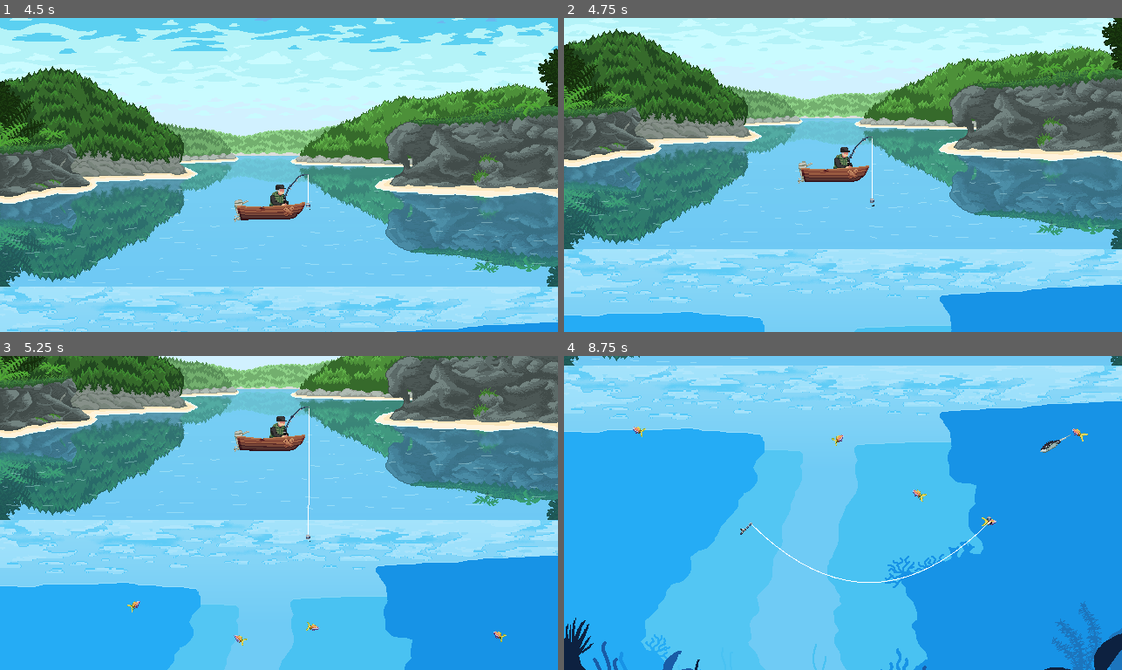
Above: before the commit, frames 1-4 (two rows, left to right).
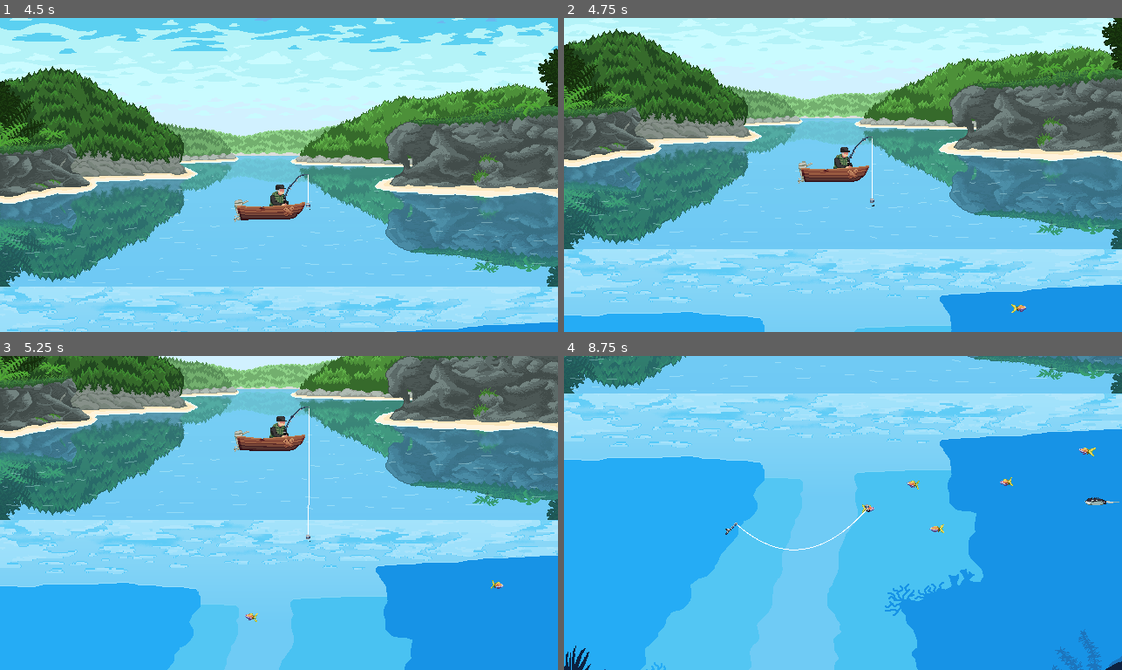
Above: after the commit, the same moments.

Repository: Bad-Onion/gyotaku
Game: Godot game, scene res://main.tscn
Two runs of this game, one before a commit and one after it. Both use one fixed random seed, a clock stepped at 60 frames per second and the inputs below.
Inputs (mouse positions are in pixels of both pictures, inside the frame that each line leads up to):
- Up to frame 1 (4.5 s): click "Jogar" at 0.5 s; move the mouse to (401, 159) at 1.27 s; click (401, 159) at 1.35 s; move the mouse to (167, 190) at 2.02 s; click (167, 190) at 2.1 s; move the mouse to (334, 105) at 2.77 s; click (334, 105) at 2.85 s; move the mouse to (251, 237) at 3.52 s; click (251, 237) at 3.6 s; move the mouse to (446, 222) at 4.27 s; click (446, 222) at 4.35 s
- Up to frame 2 (4.75 s): no input
- Up to frame 3 (5.25 s): move the mouse to (111, 465) at 5.02 s; click (111, 465) at 5.1 s
- Up to frame 4 (8.75 s): move the mouse to (870, 513) at 5.77 s; click (870, 513) at 5.85 s; move the mouse to (759, 434) at 6.52 s; click (759, 434) at 6.6 s; move the mouse to (965, 497) at 7.27 s; click (965, 497) at 7.35 s; move the mouse to (731, 528) at 8.02 s; click (731, 528) at 8.1 s

Frame 1 is identical in both runs. In frame 2, less than 0.1% of the frame differs, in the area x 80-83%, y 91-94%; in frame 3, 0.2%; in frame 4, 30%, in the area x 0-100%, y 0-100%.

Commit message:
add better movement behavior for the fishes

Diff:
--- a/gyotaku/resources/arraia/arraia_fishing_config.tres
+++ b/gyotaku/resources/arraia/arraia_fishing_config.tres
@@ -6,5 +6,4 @@
 script = ExtResource("1_wvmnu")
 player_pull_power = 1.3
 fish_struggle_power = 80.0
-rod_resistance_multiplier = 0.8
 metadata/_custom_type_script = "uid://c50nau0nqic1d"
--- a/gyotaku/resources/arraia/arraia_movement_config.tres
+++ b/gyotaku/resources/arraia/arraia_movement_config.tres
@@ -7,4 +7,11 @@
 base_speed = 35.0
 chase_speed = 75.0
 wander_radius_y = 50.0
+reaction_time_min = 1.5
+reaction_time_max = 3.0
+burst_speed_multiplier = 1.5
+min_burst_time = 1.5
+max_burst_time = 3.0
+min_pause_time = 1.8
+max_pause_time = 3.0
 metadata/_custom_type_script = "uid://bw0qelw0wu8gy"
--- a/gyotaku/resources/gurukun/gurukun_fishing_config.tres
+++ b/gyotaku/resources/gurukun/gurukun_fishing_config.tres
@@ -4,4 +4,5 @@
 
 [resource]
 script = ExtResource("1_1buhx")
+rod_resistance_multiplier = 0.8
 metadata/_custom_type_script = "uid://c50nau0nqic1d"
--- a/gyotaku/resources/gurukun/gurukun_movement_config.tres
+++ b/gyotaku/resources/gurukun/gurukun_movement_config.tres
@@ -4,4 +4,10 @@
 
 [resource]
 script = ExtResource("1_0ftav")
+bait_interest_chance = 0.3
+reaction_time_min = 1.5
+reaction_time_max = 3.0
+burst_speed_multiplier = 3.0
+min_burst_time = 0.2
+max_burst_time = 0.8
 metadata/_custom_type_script = "uid://bw0qelw0wu8gy"
--- a/gyotaku/scenes/entities/fishes/components/fish_movement.gd
+++ b/gyotaku/scenes/entities/fishes/components/fish_movement.gd
@@ -3,6 +3,8 @@
 
 @export var movement_config: FishMovementConfig
 
+
+enum SwimState { BURST, COAST }
 
 class FishBounds:
 	var rect: Rect2
@@ -23,62 +25,122 @@
 
 
 var bounds: FishBounds
-var _time_offset: float
-var _swim_frequency: float
-var _vertical_frequency: float
-
-
-func _ready() -> void:
-	_time_offset = randf() * 1000.0
-	_swim_frequency = randf_range(0.001, 0.003)
-	_vertical_frequency = randf_range(0.001, 0.002)
+var _current_state: SwimState = SwimState.BURST
+var _state_timer: float = 0.0
+var _target_y: float = 0.0
+var _bait_ignore_timer: float = 0.0
+var _potential_bait: Node2D = null
+var _reaction_timer: float = 0.0
 
 
 func set_bounds(new_bounds: FishBounds) -> void:
 	bounds = new_bounds
+	_target_y = bounds.spawn_y
 
 
-func calculate_velocity(current_posistion: Vector2, current_velocity: Vector2, target: Node2D, current_direction: int, delta: float) -> MovementResult:
+func calculate_velocity(current_position: Vector2, current_velocity: Vector2, target: Node2D, current_direction: int, delta: float) -> MovementResult:
 	var target_velocity := Vector2.ZERO
 	var new_direction := current_direction
 
 	if target:
-		var direction = current_posistion.direction_to(target.global_position)
-
+		var direction = current_position.direction_to(target.global_position)
 		target_velocity = direction * movement_config.chase_speed
 		new_direction = 1 if direction.x > 0 else -1
-	else:
-		if current_posistion.x <= bounds.rect.position.x:
-			new_direction = 1
-		elif current_posistion.x >= bounds.rect.end.x:
-			new_direction = -1
 
-		var speed_variation = 1.0 + sin(Time.get_ticks_msec() * _swim_frequency + _time_offset) * 0.2
-		target_velocity.x = new_direction * movement_config.base_speed * speed_variation
+		var final_velocity = current_velocity.lerp(target_velocity, 5.0 * delta)
+		return MovementResult.new(final_velocity, new_direction)
 
-		var y_wave = sin(Time.get_ticks_msec() * _vertical_frequency + _time_offset) * movement_config.wander_radius_y
-		var target_y = clampf(bounds.spawn_y + y_wave, bounds.rect.position.y, bounds.rect.end.y)
-		var dir_y = (target_y - current_posistion.y)
-		target_velocity.y = dir_y * 2.0
+	# --- Organic Wander Logic (Burst and Coast) ---
+	_state_timer -= delta
 
-	var final_velocity = current_velocity.lerp(target_velocity, 5.0 * delta)
+	# 1. Handle Bounds Reversal
+	if current_position.x <= bounds.rect.position.x:
+		new_direction = 1
+	elif current_position.x >= bounds.rect.end.x:
+		new_direction = -1
+
+	# 2. Handle State Transitions
+	if _state_timer <= 0.0:
+		if _current_state == SwimState.BURST:
+			_current_state = SwimState.COAST
+			_state_timer = randf_range(movement_config.min_pause_time, movement_config.max_pause_time)
+
+			# Chance to flip direction during coasting for erratic behavior
+			if randf() > 0.7:
+				new_direction *= -1
+		else:
+			_current_state = SwimState.BURST
+			_state_timer = randf_range(movement_config.min_burst_time, movement_config.max_burst_time)
+
+			# Pick a new Y target within bounds for the next burst
+			_target_y = clampf(bounds.spawn_y + randf_range(-movement_config.wander_radius_y, movement_config.wander_radius_y), bounds.rect.position.y, bounds.rect.end.y)
+
+	# 3. Apply State Velocities
+	if _current_state == SwimState.BURST:
+		target_velocity.x = new_direction * movement_config.base_speed * movement_config.burst_speed_multiplier
+
+		var distance_to_y = _target_y - current_position.y
+		if absf(distance_to_y) > 5.0:
+			target_velocity.y = signf(distance_to_y) * (movement_config.base_speed * 0.5)
+		else:
+			target_velocity.y = 0.0
+	else: # COAST
+		target_velocity.x = new_direction * movement_config.base_speed * 0.2 # Slow glide
+		target_velocity.y = 0.0 # Maintain current depth while coasting
+
+	# Lower lerp weight during coast to simulate gliding momentum
+	var lerp_weight = 4.0 if _current_state == SwimState.BURST else 1.5
+	var final_velocity = current_velocity.lerp(target_velocity, lerp_weight * delta)
+
 	return MovementResult.new(final_velocity, new_direction)
 
 
-func find_target(current_position: Vector2, current_target: Node2D) -> Node2D:
+func find_target(fish: Fish, current_target: Node2D, delta: float) -> Node2D:
 	if current_target and not current_target.is_in_group(NodeGroups.BAIT_GROUP):
 		return null
 
+	if _bait_ignore_timer > 0.0:
+		_bait_ignore_timer -= delta
+		return null # Completely ignore baits while the timer is active
+
 	if not current_target:
 		var baits = get_tree().get_nodes_in_group(NodeGroups.BAIT_GROUP)
+		var found_bait: Node2D = null
 
+		# Find the first bait currently in detection range
 		for bait in baits:
-			if current_position.distance_to(bait.global_position) < movement_config.detection_radius:
-				return bait as Node2D
+			if fish.global_position.distance_to(bait.global_position) < movement_config.detection_radius:
+				found_bait = bait
+				break
+
+		if found_bait:
+			if _potential_bait != found_bait:
+				# Fish just noticed the bait, start observing
+				_potential_bait = found_bait
+				_reaction_timer = randf_range(movement_config.reaction_time_min, movement_config.reaction_time_max)
+			else:
+				# Fish is observing the bait
+				_reaction_timer -= delta
+				if _reaction_timer <= 0.0:
+					# Observation complete, make the decision roll
+					if randf() <= movement_config.bait_interest_chance:
+						if found_bait.request_interest(fish):
+							_potential_bait = null
+							return found_bait as Node2D
+					else:
+						# Decided to ignore
+						_bait_ignore_timer = movement_config.bait_ignore_duration
+						_potential_bait = null
+		else:
+			# Bait left the radius before the fish could react
+			_potential_bait = null
 
 		return null
 
-	if current_target and current_position.distance_to(current_target.global_position) > movement_config.detection_radius * 1.5:
+	# If the fish has a target but swims too far away, release it and the slot
+	if current_target and fish.global_position.distance_to(current_target.global_position) > movement_config.detection_radius * 1.5:
+		if current_target.has_method("remove_interest"):
+			current_target.remove_interest(fish)
 		return null
 
 	return current_target
--- a/gyotaku/scenes/entities/fishes/components/fish_movement_config.gd
+++ b/gyotaku/scenes/entities/fishes/components/fish_movement_config.gd
@@ -2,8 +2,22 @@
 extends Resource
 
 
+@export_group("Movement Parameters")
 @export var base_speed: float = 50.0
-@export var chase_speed: float = 85.0
-@export var wander_radius_y: float = 40.0
-@export var detection_radius: float = 70.0
-@export var force_smoothness: float = 400.0
+@export var chase_speed: float = 100.0
+@export var detection_radius: float = 150.0
+@export var force_smoothness: float = 300.0
+@export var wander_radius_y: float = 30.0
+
+@export_group("Decision Making")
+@export_range(0.0, 1.0) var bait_interest_chance: float = 0.5
+@export var bait_ignore_duration: float = 3.0
+@export var reaction_time_min: float = 0.8
+@export var reaction_time_max: float = 2.5
+
+@export_group("Organic Movement")
+@export var burst_speed_multiplier: float = 2.5
+@export var min_burst_time: float = 0.5
+@export var max_burst_time: float = 1.2
+@export var min_pause_time: float = 1.0
+@export var max_pause_time: float = 2.5
--- a/gyotaku/scenes/entities/fishes/components/fish_visuals.gd
+++ b/gyotaku/scenes/entities/fishes/components/fish_visuals.gd
@@ -13,7 +13,7 @@
 	var target_angle := 0.0
 
 	if absf(velocity.x) > 1.0:
-		var slope = velocity.y / absf(velocity.x)
+		var slope = velocity.y / velocity.x
 		target_angle = clampf(slope, -0.6, 0.6)
 
 	return lerp_angle(current_rotation, target_angle, 8.0 * delta)
--- a/gyotaku/scenes/entities/fishes/fish.gd
+++ b/gyotaku/scenes/entities/fishes/fish.gd
@@ -80,7 +80,7 @@
 		move_and_slide()
 		return
 
-	_current_target = movement_component.find_target(global_position, _current_target)
+	_current_target = movement_component.find_target(self, _current_target, delta)
 
 	var movement_data = movement_component.calculate_velocity(global_position, velocity, _current_target, movement_direction, delta)
 	velocity = movement_data.velocity
--- a/gyotaku/scenes/mechanics/fishing_bait_mechanic/fishing_hook.gd
+++ b/gyotaku/scenes/mechanics/fishing_bait_mechanic/fishing_hook.gd
@@ -8,14 +8,15 @@
 
 @export var sink_speed: float = 150.0
 @export var max_y_limit: float = 500.0
+@export var max_interested_fishes: int = 3
 
 var is_sinking: bool = false
 var hooked_fish: Fish = null
+var _interested_fishes: Array[Fish] = []
 
 
 func _ready() -> void:
 	body_entered.connect(_on_body_entered)
-	add_to_group(NodeGroups.BAIT_GROUP)
 
 	set_physics_process(false)
 	set_deferred(MONITORING, false)
@@ -38,6 +39,23 @@
 	is_sinking = false
 
 
+func request_interest(fish: Fish) -> bool:
+	_interested_fishes = _interested_fishes.filter(func(f): return is_instance_valid(f))
+
+	if _interested_fishes.has(fish):
+		return true
+
+	if _interested_fishes.size() < max_interested_fishes:
+		_interested_fishes.append(fish)
+		return true
+
+	return false
+
+
+func remove_interest(fish: Fish) -> void:
+	_interested_fishes.erase(fish)
+
+
 func cast_line(start_position: Vector2) -> void:
 	global_position = start_position
 	show()
@@ -45,8 +63,14 @@
 	is_sinking = true
 	set_physics_process(true)
 
+	if not is_in_group(NodeGroups.BAIT_GROUP):
+		add_to_group(NodeGroups.BAIT_GROUP)
+
 
 func _on_body_entered(body: Node2D) -> void:
+	if is_sinking:
+		return
+
 	if body is Fish:
 		var fish := body as Fish
 
@@ -56,16 +80,20 @@
 			fish.hook()
 			fish_hooked.emit(fish)
 
+			_interested_fishes.clear()
 			set_deferred(MONITORING, false)
-			remove_from_group(NodeGroups.BAIT_GROUP)
+
+			if is_in_group(NodeGroups.BAIT_GROUP):
+				remove_from_group(NodeGroups.BAIT_GROUP)
 
 
 func reset() -> void:
 	stop_sinking()
 	hooked_fish = null
+	_interested_fishes.clear()
 	hide()
 	set_deferred(MONITORING, false)
 	set_physics_process(false)
 
-	if not is_in_group(NodeGroups.BAIT_GROUP):
-		add_to_group(NodeGroups.BAIT_GROUP)
+	if is_in_group(NodeGroups.BAIT_GROUP):
+		remove_from_group(NodeGroups.BAIT_GROUP)
--- a/gyotaku/scenes/mechanics/fishing_mechanic/player_fishing_input.gd
+++ b/gyotaku/scenes/mechanics/fishing_mechanic/player_fishing_input.gd
@@ -20,13 +20,9 @@
 
 func _physics_process(delta: float) -> void:
 	if is_dragging:
-		# 1. Reduce raw mouse movement based on stiffness (simulates heavy weight)
 		var dampened_drag := _raw_drag_vector / _stiffness
-
-		# 2. Add the directional yank from the fish
 		var target_vector := dampened_drag + _resistance_vector
 
-		# 3. Apply the brutal hard cap so the line physically cannot stretch infinitely
 		if target_vector.length() > max_drag_distance:
 			target_vector = target_vector.limit_length(max_drag_distance)
 
